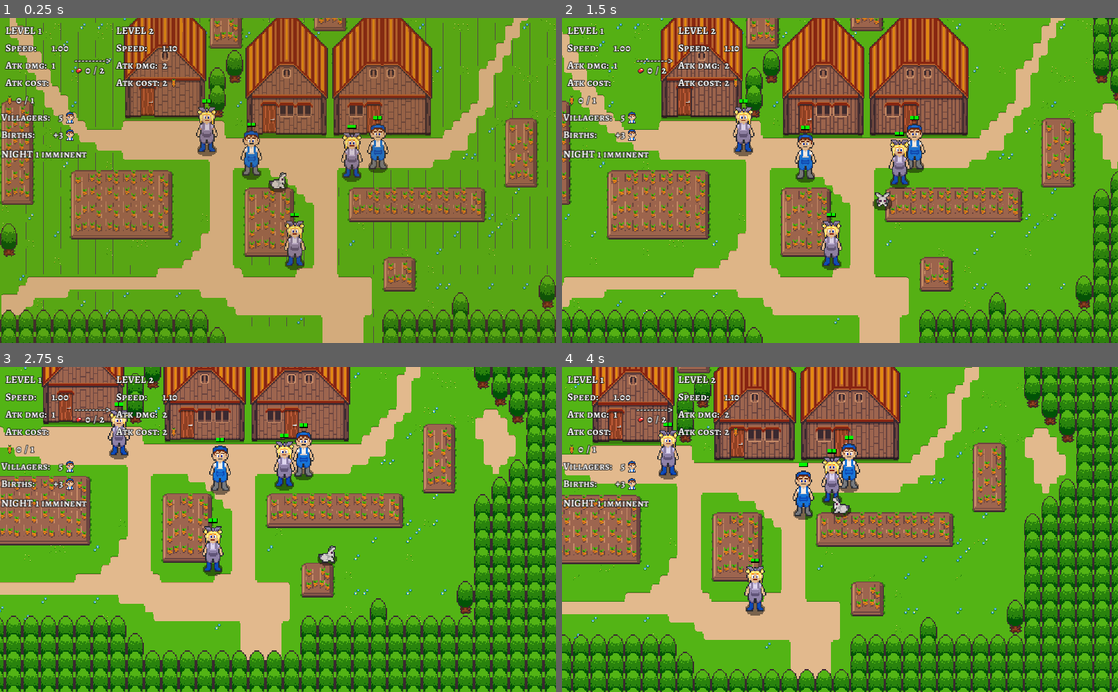
Above: before the commit, frames 1-4 (two rows, left to right).
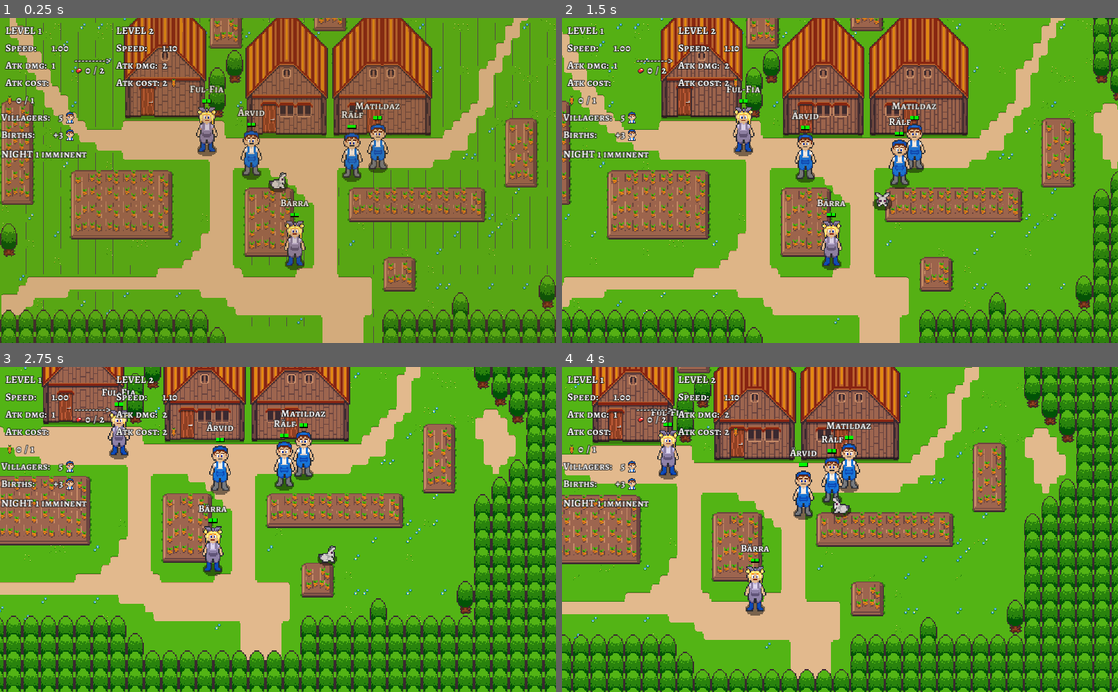
Above: after the commit, the same moments.

Repository: axerosh/rabbit-rampage
Game: Godot game, scene res://level2.tscn
Same seed, same stepped clock (60 frames per second), same inputs: the game is played once before the commit and once after it.
Inputs:
- Up to frame 1 (0.25 s): no input
- Up to frame 2 (1.5 s): tap Enter at 0.5 s; hold D (move_right) 0.53-1.28 s; tap Space (attack) at 0.6, 1.35 s; hold S (move_down) from 1.28 s (still down)
- Up to frame 3 (2.75 s): release S (move_down) at 2.03 s; hold D (move_right) from 2.03 s (still down); tap Space (attack) at 2.1 s
- Up to frame 4 (4 s): release D (move_right) at 2.78 s; hold W (move_up) 2.78-3.53 s; tap Space (attack) at 2.85, 3.6 s; hold A (move_left) from 3.53 s (still down)

The runs differ from the first frame. In frame 1, 0.8% of the frame differs, in the area x 34-72%, y 20-59%; in frame 2, 0.8%; in frame 3, 0.8%, in the area x 18-59%, y 6-45%; in frame 4, 0.8%.

Commit message:
Add random names to villagers

Diff:
--- a/humans/farmer.gd
+++ b/humans/farmer.gd
@@ -19,20 +19,73 @@
 var waiting_time: float = rand_range(min_time_waiting, max_time_waiting)
 
 var carrots_dropped: int = 0;
+var rng: RandomNumberGenerator
+
+var names: Array = [
+	"Gunnar-Gunilla",
+	"Micke-Såfia",
+	"Göran-Stina",
+	"Ing-Marie",
+	"Matildaz",
+	"Kärlz",
+	"Ärik Man-ser",
+	"Måx",
+	"Kalle-i-svängen",
+	"Peter-vid-sjön",
+	"Idé-Ida",
+	"Böjörnne",
+	"Gunilla-Bengt",
+	"Albert",
+	"Bärra",
+	"B-rit",
+	"Gunn-och-rosor",
+	"Per-Elvira",
+	"Elvis-Bertil",
+	"Knüth",
+	"Rålf",
+	"Röffe",
+	"Rälf",
+	"Räåul",
+	"Stine",
+	"Fia",
+	"Ful-Fia",
+	"Snygg-Fia",
+	"Björn",
+	"Lill-Björn",
+	"Sigörd",
+	"Fritsjiåf",
+	"Älsa-Mari",
+	"Ölf",
+	"Lars-Känt",
+	"Gön",
+	"Gåstav",
+	"Käven",
+	"Axxäl",
+	"Thëä",
+	"Tånkis",
+	"Ärvid",
+	"xXx_coolman_xXx",
+	"Mat-Tias",
+]
 
 var walk_path: PoolVector2Array = PoolVector2Array([])
 var pursuers: Array = []
 
 func _ready() -> void:
+	rng = RandomNumberGenerator.new()
+	rng.randomize()
 	GameManager.register_farmer(self)
 	var is_evil = false
 	init_health(is_evil)
 	var _result = connect("died", self, "on_death")
-	var is_female = ceil(randi() % 2) == 1
+	var is_female = ceil(rng.randi() % 2) == 1
 	if is_female:
 		$Sprite.texture = female_skin
 	else:
 		$Sprite.texture = male_skin
+
+	var name = names[floor(rng.randi() % names.size())]
+	$Label.text = name
 
 func on_death(_human: Human):
 	drop_flesh()
--- a/humans/farmer.tscn
+++ b/humans/farmer.tscn
@@ -3,16 +3,28 @@
 [ext_resource path="res://humans/human.tscn" type="PackedScene" id=1]
 [ext_resource path="res://humans/farmer.gd" type="Script" id=2]
 [ext_resource path="res://audio/man-scream-ahh-01.wav" type="AudioStream" id=3]
-[ext_resource path="res://images/farmerz.png" type="Texture" id=4]
+[ext_resource path="res://gui/zaa_theme.tres" type="Theme" id=4]
 
 [node name="Farmer" instance=ExtResource( 1 )]
 script = ExtResource( 2 )
 
 [node name="Sprite" parent="." index="2"]
 position = Vector2( 0, -9 )
-texture = ExtResource( 4 )
 
 [node name="DeathSound" parent="." index="7"]
 stream = ExtResource( 3 )
 volume_db = -4.0
 pitch_scale = 1.3
+
+[node name="Label" type="Label" parent="." index="8"]
+margin_left = -24.0
+margin_top = -98.0
+margin_right = 24.0
+margin_bottom = -70.0
+grow_horizontal = 2
+theme = ExtResource( 4 )
+text = "TEXT"
+align = 1
+__meta__ = {
+"_edit_use_anchors_": false
+}
